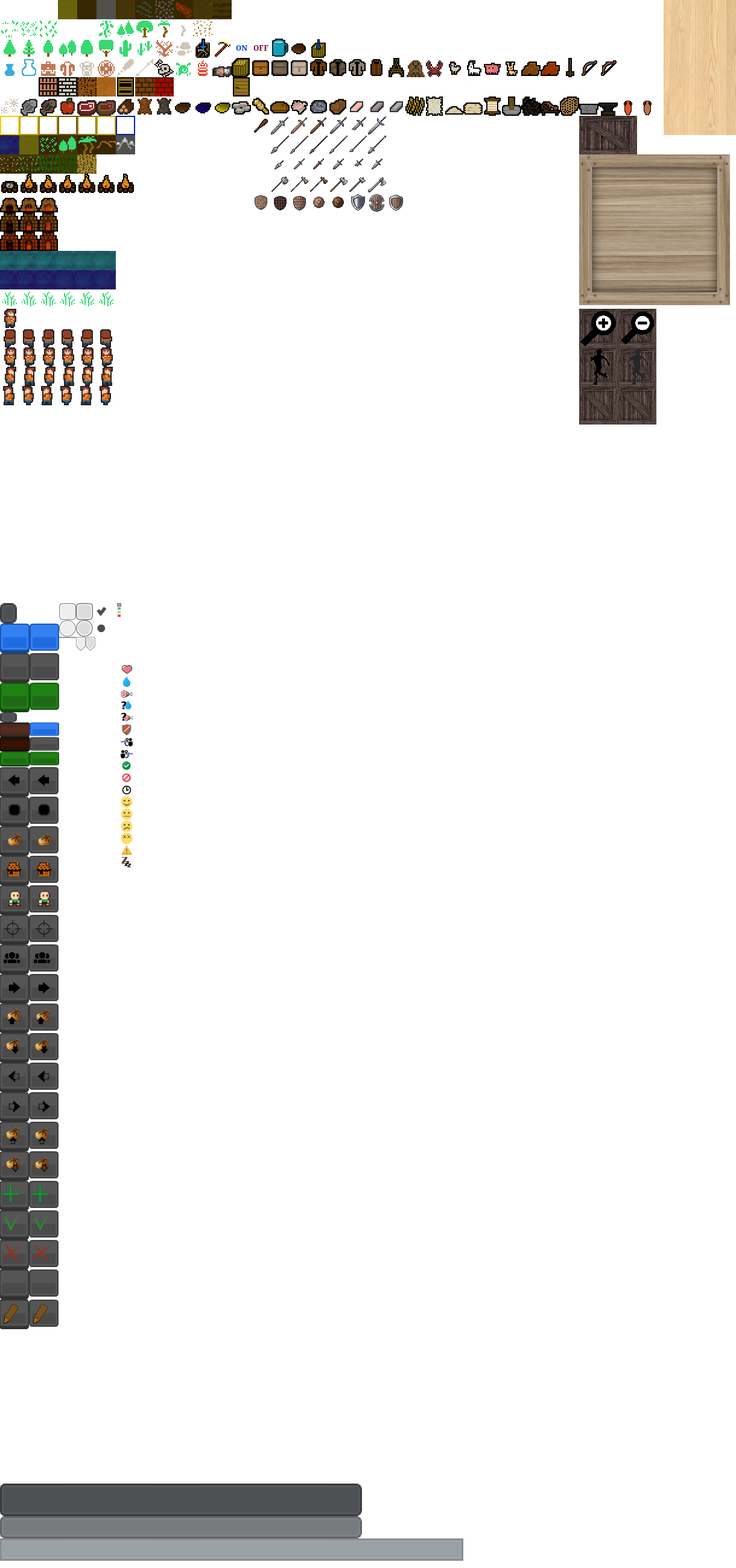
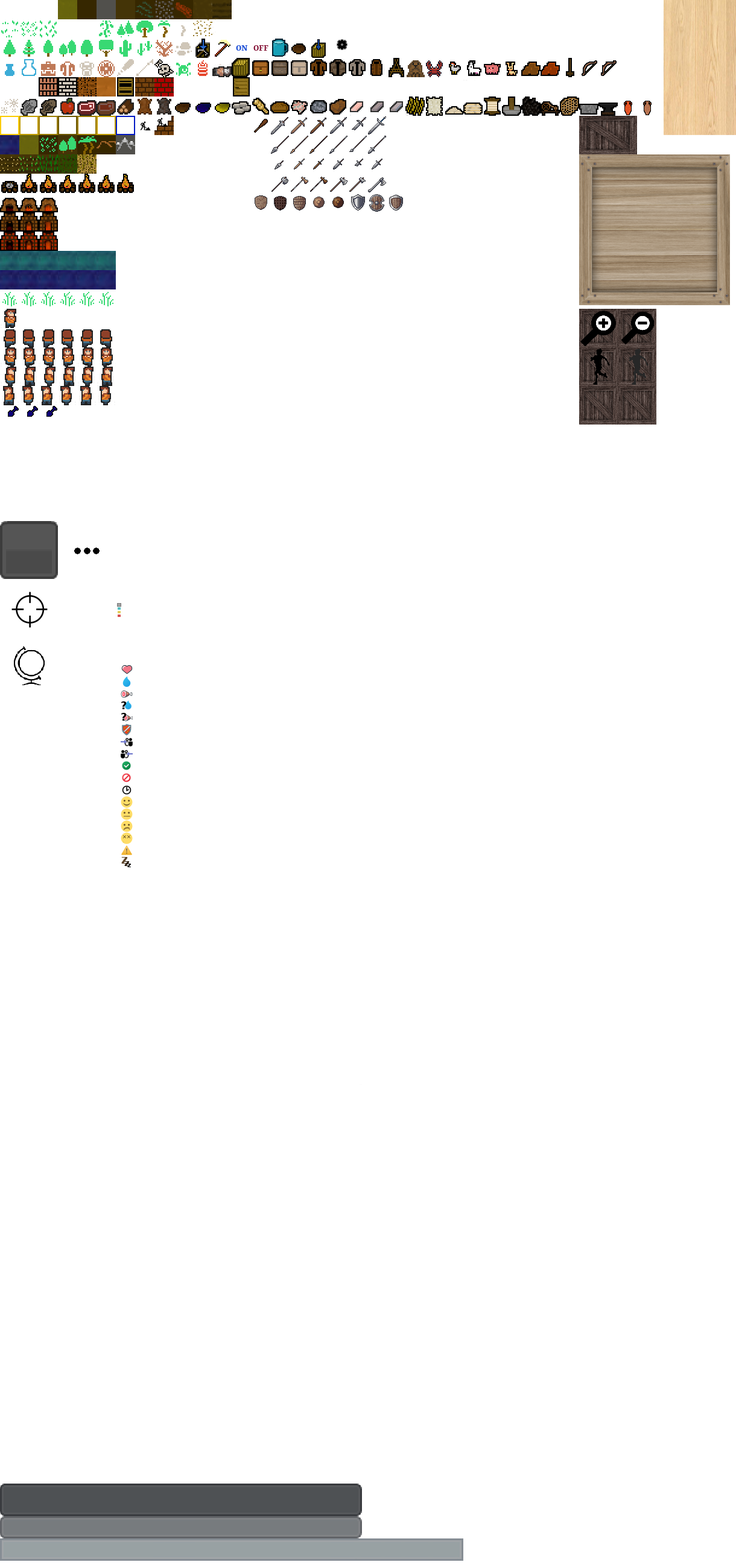
Revision of a layered (736, 1568) image; what changed, layer by layer:
painted on "graphics.png" over [0, 39, 348, 1330]
